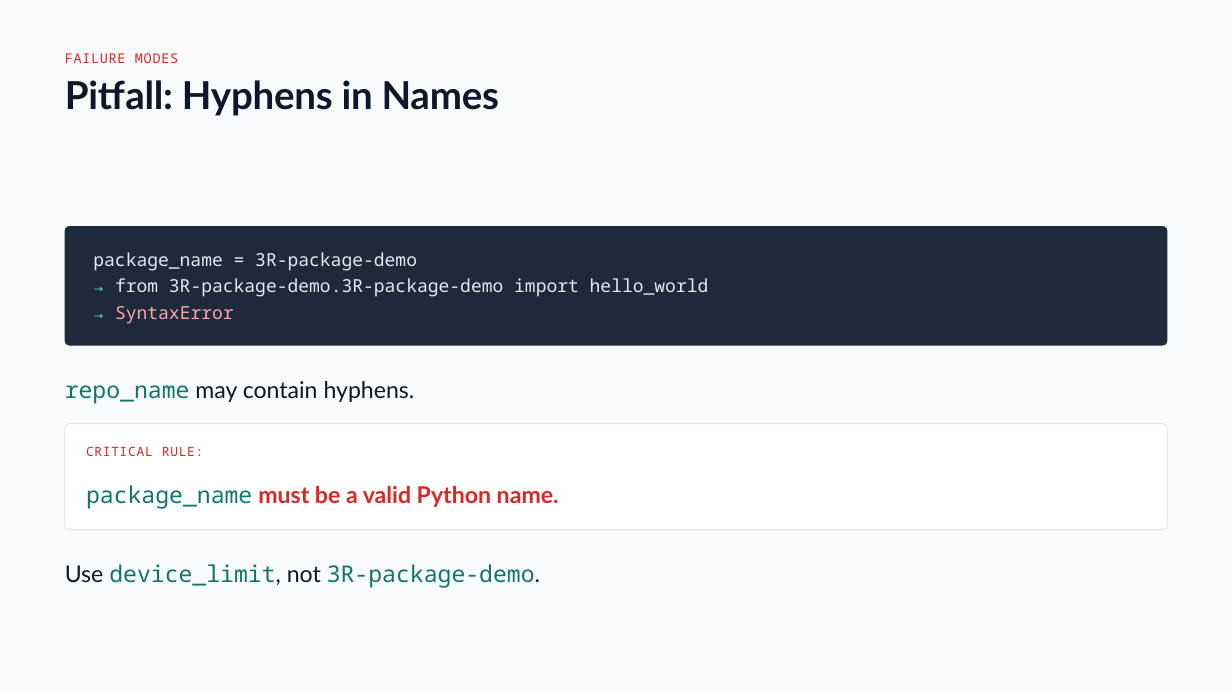
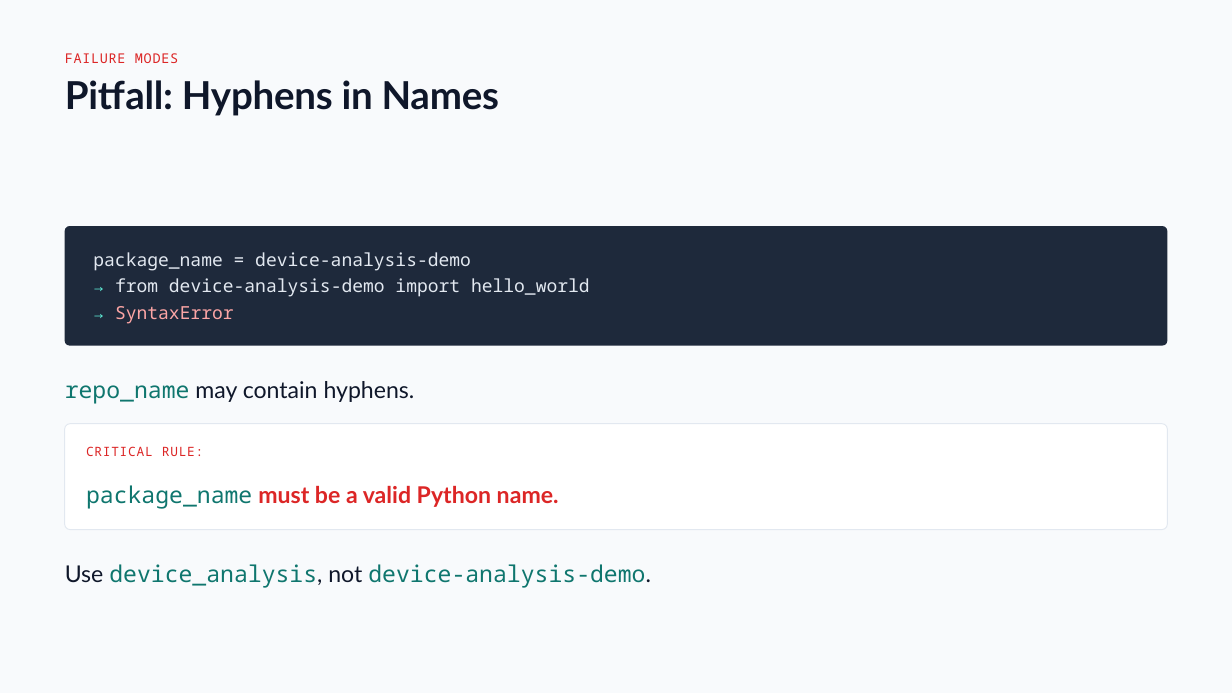
Before and after one commit to drweihungpan-lab/3R-teaching, a slide deck: slide 9 of materials/slides/session-2.pptx (slide 8 before the commit). Drawn at 1232x693 pixels with LibreOffice and Linux fonts; fonts in the diff are those of the drawing. Boxes give left, top, right and bottom in pixels: in the first picture for what was removed or moved away, otherwise in the second. Text is boxed around its words. In the diff, an @@ line names an element or a change of style, - is before the commit and + after.

```diff
--- a/materials/slides/session-2.pptx
+++ b/materials/slides/session-2.pptx
@@ text at (93,252,471,271): text changed @@
-package_name = 3R-package-demo
+package_name = device-analysis-demo
@@ text at (115,278,590,297): text changed @@
-→ from 3R-package-demo.3R-package-demo import hello_world
+→ from device-analysis-demo import hello_world
@@ text at (65,564,651,587): text changed @@
-Use device_limit, not 3R-package-demo.
+Use device_analysis, not device-analysis-demo.
```
Also in this commit, not shown: 9 other slides changed, 18 slides added, 10 slides removed, 2 other files.
